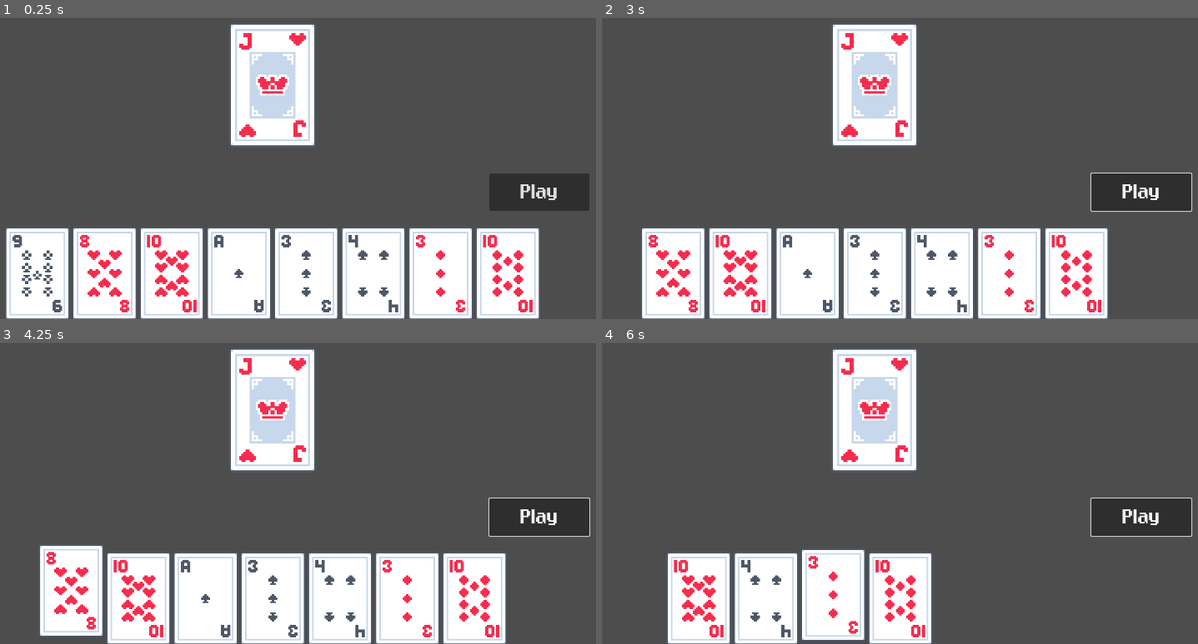
Above: before the commit, frames 1-4 (two rows, left to right).
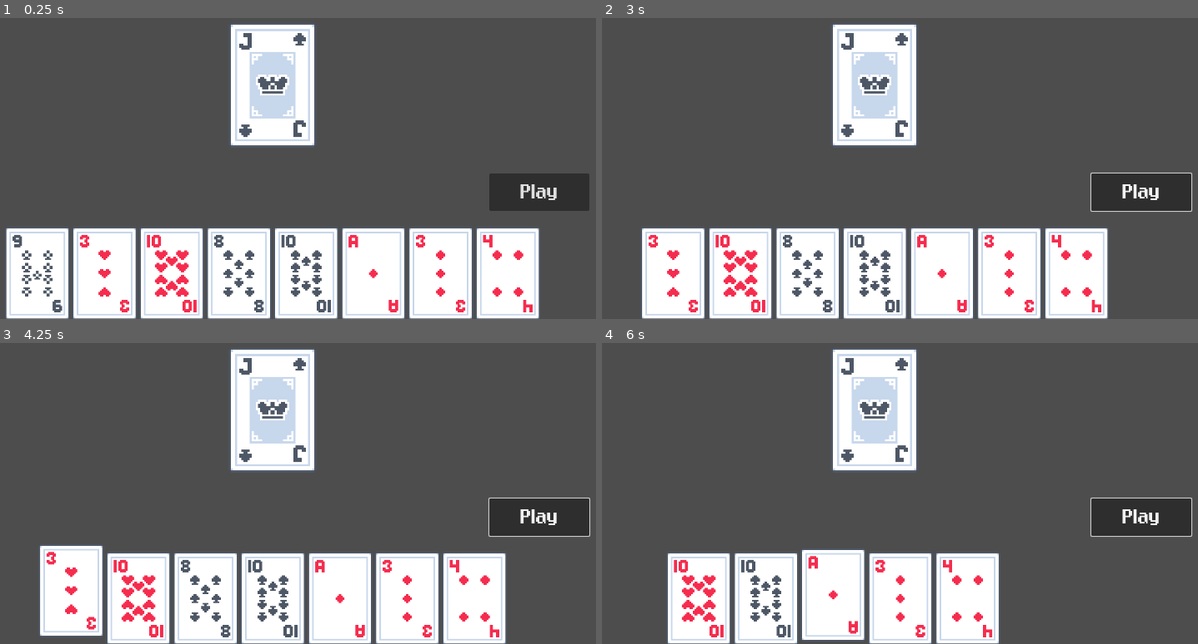
Above: after the commit, the same moments.

Repository: austintian03/regicide-clone
Game: Godot game, scene res://scenes/game.tscn
Same seed, same stepped clock (60 frames per second), same inputs: the game is played once before the commit and once after it.
Inputs (mouse positions are in pixels of both pictures, inside the frame that each line leads up to):
- Up to frame 1 (0.25 s): no input
- Up to frame 2 (3 s): click "Play" at 0.5 s; click "Play" at 1.25 s; click "Play" at 2 s; tap Enter at 2.75 s; move the mouse to (637, 273) at 2.77 s; press the mouse at (637, 273) at 2.78 s
- Up to frame 3 (4.25 s): tap Space at 3.5 s; move the mouse to (71, 598) at 3.52 s; release the mouse at (71, 598) at 3.53 s; right-click (71, 598) at 3.6 s; click (71, 598) at 3.67 s
- Up to frame 4 (6 s): tap Enter at 4.25, 5.75 s; move the mouse to (739, 598) at 4.27 s; press the mouse at (739, 598) at 4.28 s; tap Space at 5 s; move the mouse to (768, 595) at 5.02 s; release the mouse at (768, 595) at 5.03 s; right-click (768, 595) at 5.1 s; click (768, 595) at 5.17 s; move the mouse to (834, 598) at 5.77 s; press the mouse at (834, 598) at 5.78 s

The runs differ from the first frame. In frame 1, 2.5% of the frame differs, in the area x 13-90%, y 4-98%; in frame 2, 2.5%; in frame 3, 2.5%; in frame 4, 4.8%, in the area x 23-67%, y 4-100%.

Commit message:
Implement card effect resolution and initial game logic

Diff:
--- a/scripts/game.gd
+++ b/scripts/game.gd
@@ -3,23 +3,36 @@
 @onready var hand: HandUI = $CanvasLayer/HandUI
 @onready var boss_card: BossCard = $BossCard
 
+# relevant card piles
 var deck := CardPile.new("Deck")
 var enemies := CardPile.new("Enemies")
 var discard := CardPile.new("Discard")
 
+# relevant player information
+var player_damage: int = 0
+var player_defense: int = 0
+
+# constants
 const MAX_HAND_SIZE = 8
-const SUITS = ["clubs", "diamonds", "hearts", "spades"]
+const SUITS = ["clubs", "hearts", "spades", "diamonds"]
 const NUMS = [1, 2, 3, 4, 5, 6, 7, 8, 9, 10]
 const ROYALS = [11, 12, 13]
 
 # Called when the node enters the scene tree for the first time.
 func _ready() -> void:
+	Events.connect("cards_played", _on_cards_played)
 	# populate player deck with cards and draw starting hand
 	populate(deck, NUMS)
 	fill_hand()
+
 	# populate enemy pile with the royals
 	populate_enemies()
 	boss_card.set_card(enemies.draw_card())
+
+# Called every frame. 'delta' is the elapsed time since the previous frame.
+func _process(_delta: float) -> void:
+	pass
+
 
 func populate(pile: CardPile, ranks: Array) -> void:
 	for s in SUITS:
@@ -41,6 +54,38 @@
 		hand.add_and_sort_card(deck.draw_card())
 	print(hand)
 
-# Called every frame. 'delta' is the elapsed time since the previous frame.
-func _process(_delta: float) -> void:
-	pass
+func _on_cards_played(played_cards: Array[CardResource]) -> void:
+	# resolve card effects, deal damage to boss card
+	process_play_effects(played_cards)
+	boss_card.take_damage(player_damage)
+
+	# if boss card still alive, resolve boss attack
+	var post_mitigation_dmg = max(boss_card.do_damage() - player_defense, 0)
+	Events.emit_signal("boss_card_attacking", post_mitigation_dmg)
+
+func process_play_effects(played_cards: Array[CardResource]) -> void:
+	# set player_damage to sum of played cards
+	var card_sum = played_cards.reduce(func(accum, card): return accum + card.rank, 0)
+	player_damage = card_sum
+
+	# resolve suit effects of played cards (boss suit negates matching suit effect)
+	var card_suits = played_cards.map(func(card): return SUITS[card.suit])
+	for s in SUITS:
+		if s in card_suits and s != SUITS[boss_card.card.suit]:
+			resolve_suit_effect(s, card_sum)
+
+func resolve_suit_effect(suit: String, val: int) -> void:
+	match suit:
+		# double damage
+		"clubs":
+			player_damage *= 2
+		# draw cards to hand
+		"diamonds":
+			fill_hand(val)
+		# restore random cards from discard to bottom of deck
+		"hearts":
+			discard.shuffle()
+			deck.add_cards(discard.draw_cards(val))
+		# add defense
+		"spades":
+			player_defense += val
